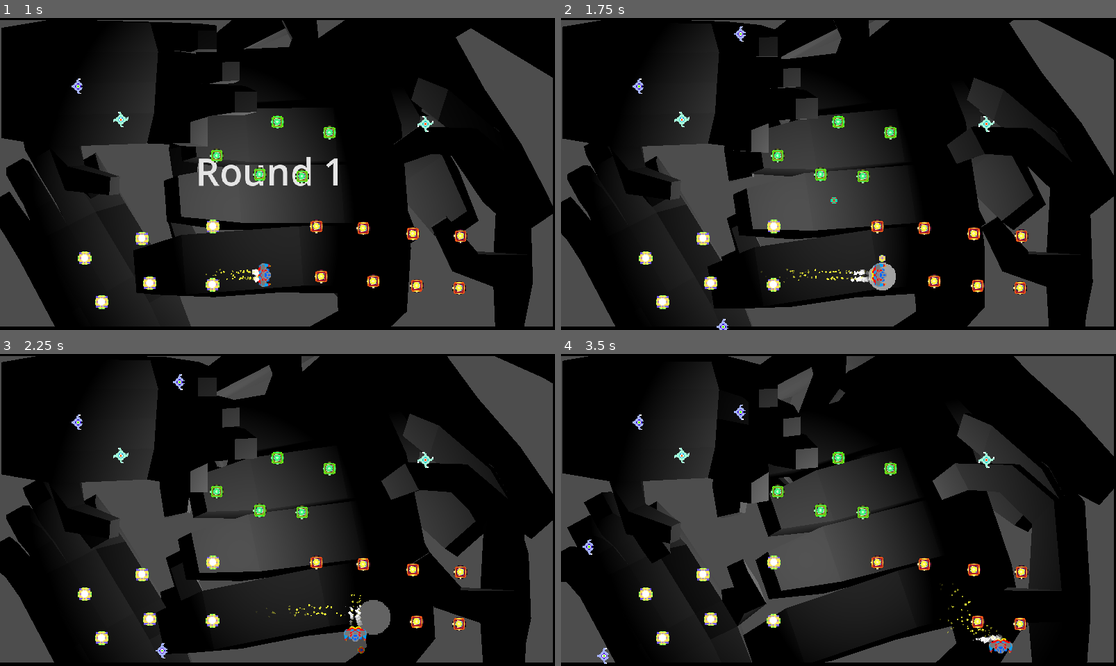
Above: before the commit, frames 1-4 (two rows, left to right).
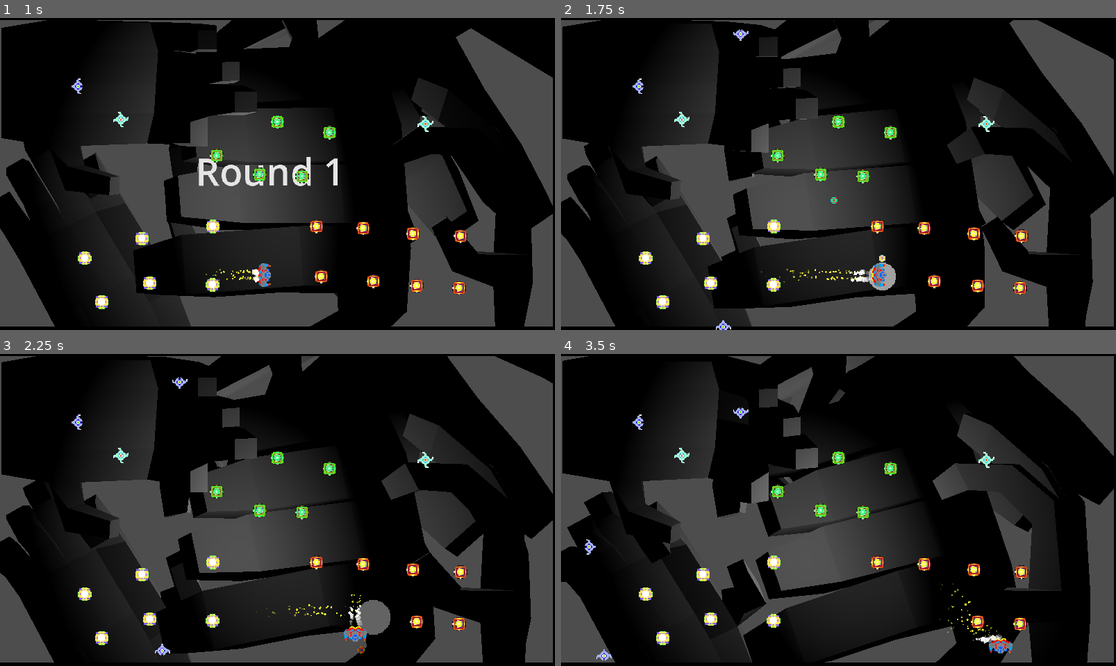
Above: after the commit, the same moments.

Repository: gamkedo-la/AttackStackCharlie
Game: Godot game, scene res://UI/MainMenu/main_menu.tscn
Two runs of this game, one before a commit and one after it. Both use one fixed random seed, a clock stepped at 60 frames per second and the inputs below.
Inputs:
- Up to frame 1 (1 s): click "PLAY GAME" at 0.5 s
- Up to frame 2 (1.75 s): hold D (move right) from 1.28 s (still down); hold Space (shoot) from 1.28 s (still down)
- Up to frame 3 (2.25 s): release D (move right) at 2.03 s; release Space (shoot) at 2.03 s; hold S (move down) from 2.03 s (still down); tap Space (shoot) at 2.1 s
- Up to frame 4 (3.5 s): release S (move down) at 2.78 s; hold D (move right) from 2.78 s (still down); hold Space (shoot) from 2.78 s (still down)

Frame 1 is identical in both runs. In frame 2, less than 0.1% of the frame differs, in the area x 27-34%, y 2-100%; in frame 3, less than 0.1%; in frame 4, less than 0.1%, in the area x 3-34%, y 16-100%.

Commit message:
Spawned enemies face direction of movement

Diff:
--- a/Enemies/EnemyEdgeSpawning.gd
+++ b/Enemies/EnemyEdgeSpawning.gd
@@ -27,15 +27,19 @@
 	match edge:
 		0: # Top
 			enemy.setDirection(Vector2.DOWN)
+			enemy.rotation = -PI / 2
 			spawn_position = Vector2(randf() * viewport_size.x, 0)
 		1: # Bottom
 			enemy.setDirection(Vector2.UP)
+			enemy.rotation = PI / 2
 			spawn_position = Vector2(randf() * viewport_size.x, viewport_size.y)
 		2: # Left
 			enemy.setDirection(Vector2.RIGHT)
+			enemy.rotation = PI
 			spawn_position = Vector2(0, randf() * viewport_size.y)
 		3: # Right
 			enemy.setDirection(Vector2.LEFT)
+			enemy.rotation = 0
 			spawn_position = Vector2(viewport_size.x, randf() * viewport_size.y)
 	enemy.global_position = spawn_position
 	enemy.add_to_group("enemies")
